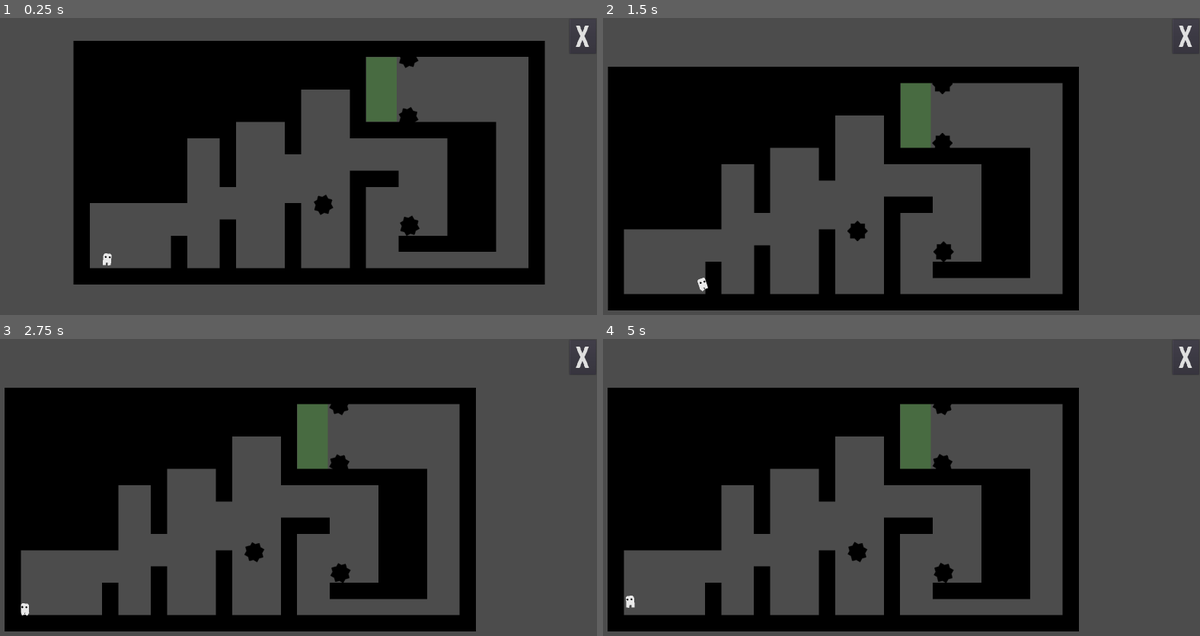
Above: before the commit, frames 1-4 (two rows, left to right).
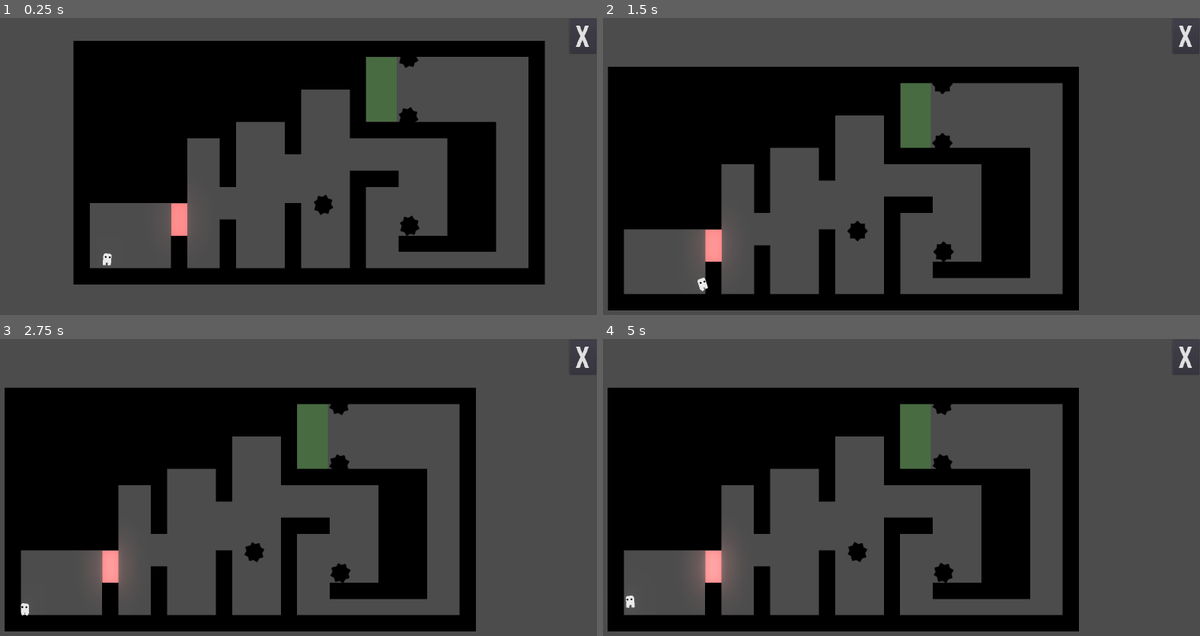
Above: after the commit, the same moments.

Repository: Maigal/gorace
Game: Godot game, scene res://Levels/level_1.tscn
The game is run twice, just before and just after one commit, with the same random seed, the same clock (stepped at 60 frames per second) and the same inputs. This scene is started directly instead of the project's main scene.
Inputs:
- Up to frame 1 (0.25 s): no input
- Up to frame 2 (1.5 s): hold Right (move_right) from 0.53 s (still down); tap Space (jump) at 0.77 s
- Up to frame 3 (2.75 s): tap Space (jump) at 1.52 s; release Right (move_right) at 2.03 s; hold Left (move_left) from 2.03 s (still down)
- Up to frame 4 (5 s): release Left (move_left) at 2.78 s; hold Right (move_right) 2.78-4.28 s; tap Space (jump) at 3.02, 3.77, 4.52 s; hold Left (move_left) from 4.28 s (still down)

The runs differ from the first frame. In frame 1, 0.3% of the frame differs, in the area x 28-32%, y 62-74%; in frame 2, 0.4%; in frame 3, 0.5%; in frame 4, 0.7%, in the area x 15-22%, y 68-85%.

Commit message:
entrance blocker

Diff:
--- a/client/Levels/level_1.tscn
+++ b/client/Levels/level_1.tscn
@@ -6,6 +6,7 @@
 [ext_resource path="res://Traps/StaticSaw.tscn" type="PackedScene" id=4]
 [ext_resource path="res://Levels/RoomUI.tscn" type="PackedScene" id=5]
 [ext_resource path="res://Misc/RoomGoal.tscn" type="PackedScene" id=6]
+[ext_resource path="res://Misc/RoomStartBlock.tscn" type="PackedScene" id=7]
 
 [node name="level_1" type="Node2D" groups=[
 "room",
@@ -65,4 +66,20 @@
 position = Vector2( 21.6418, 20.812 )
 scale = Vector2( 2.08929, 1 )
 
+[node name="RoomStartBlock" parent="." instance=ExtResource( 7 )]
+position = Vector2( 294.085, 664.497 )
+
+[node name="RigidBody2D" parent="RoomStartBlock" index="0"]
+mode = 1
+
+[node name="Line2D" parent="RoomStartBlock/RigidBody2D" index="0"]
+position = Vector2( 66.1249, -39.1995 )
+points = PoolVector2Array( 0, 0, 0, 95 )
+width = 48.0
+
+[node name="CollisionShape2D" parent="RoomStartBlock/RigidBody2D" index="1"]
+position = Vector2( 66.19, 8.90905 )
+
 [editable path="RoomGoal"]
+
+[editable path="RoomStartBlock"]
--- /dev/null
+++ b/client/Misc/RoomStartBlock.tscn
@@ -0,0 +1,74 @@
+[gd_scene load_steps=4 format=2]
+
+[sub_resource type="RectangleShape2D" id=2]
+extents = Vector2( 24.0347, 48.0203 )
+
+[sub_resource type="Environment" id=1]
+background_mode = 4
+glow_enabled = true
+glow_intensity = 1.48
+glow_strength = 1.38
+
+[sub_resource type="Animation" id=3]
+resource_name = "default"
+length = 2.0
+loop = true
+tracks/0/type = "value"
+tracks/0/path = NodePath("WorldEnvironment:environment:glow_intensity")
+tracks/0/interp = 1
+tracks/0/loop_wrap = true
+tracks/0/imported = false
+tracks/0/enabled = true
+tracks/0/keys = {
+"times": PoolRealArray( 0, 1, 2 ),
+"transitions": PoolRealArray( 1, 1, 1 ),
+"update": 0,
+"values": [ 1.76, 1.48, 1.76 ]
+}
+tracks/1/type = "value"
+tracks/1/path = NodePath("WorldEnvironment:environment:glow_strength")
+tracks/1/interp = 1
+tracks/1/loop_wrap = true
+tracks/1/imported = false
+tracks/1/enabled = true
+tracks/1/keys = {
+"times": PoolRealArray( 0, 1, 2 ),
+"transitions": PoolRealArray( 1, 1, 1 ),
+"update": 0,
+"values": [ 1.28, 1.38, 1.28 ]
+}
+tracks/2/type = "value"
+tracks/2/path = NodePath("WorldEnvironment:environment:glow_bloom")
+tracks/2/interp = 1
+tracks/2/loop_wrap = true
+tracks/2/imported = false
+tracks/2/enabled = true
+tracks/2/keys = {
+"times": PoolRealArray( 0, 2 ),
+"transitions": PoolRealArray( 1, 1 ),
+"update": 0,
+"values": [ 0.0, 0.0 ]
+}
+
+[node name="RoomStartBlock" type="Node2D"]
+
+[node name="RigidBody2D" type="RigidBody2D" parent="."]
+collision_layer = 4
+collision_mask = 3
+
+[node name="Line2D" type="Line2D" parent="RigidBody2D"]
+position = Vector2( 0.198425, 0 )
+points = PoolVector2Array( 0, 0, 58, 0 )
+default_color = Color( 1, 0.478431, 0.478431, 1 )
+
+[node name="CollisionShape2D" type="CollisionShape2D" parent="RigidBody2D"]
+visible = false
+position = Vector2( 29.3669, -3.8147e-06 )
+shape = SubResource( 2 )
+
+[node name="WorldEnvironment" type="WorldEnvironment" parent="."]
+environment = SubResource( 1 )
+
+[node name="AnimationPlayer" type="AnimationPlayer" parent="."]
+autoplay = "default"
+anims/default = SubResource( 3 )
Not shown: 1 places in client/Levels/level_1.tscn that only renumber resources
